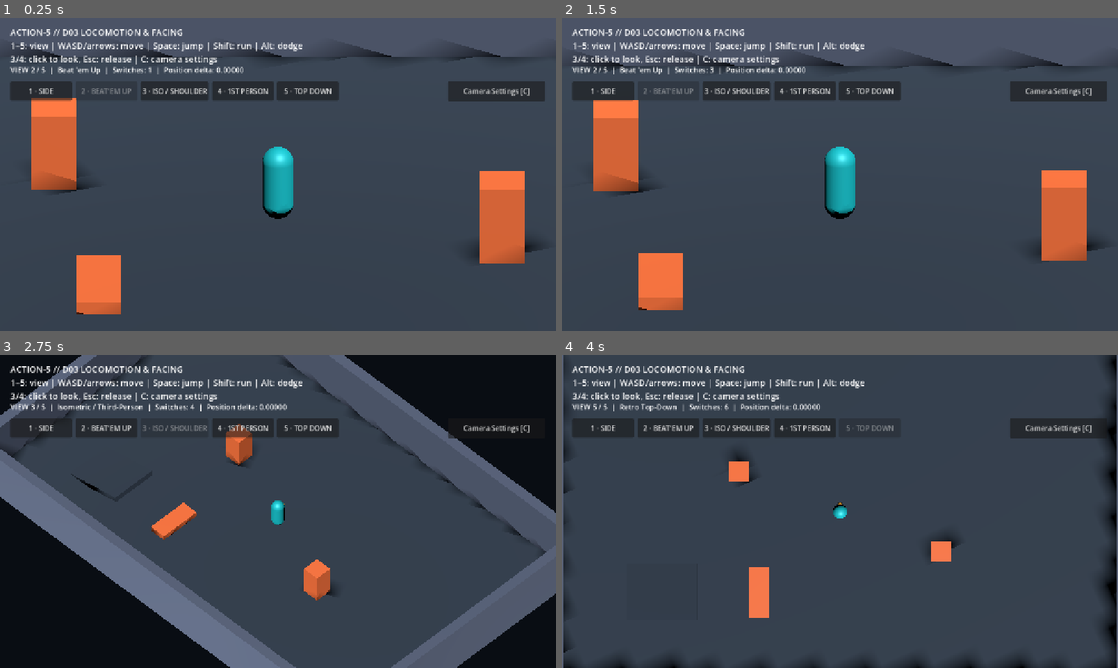
Above: before the commit, frames 1-4 (two rows, left to right).
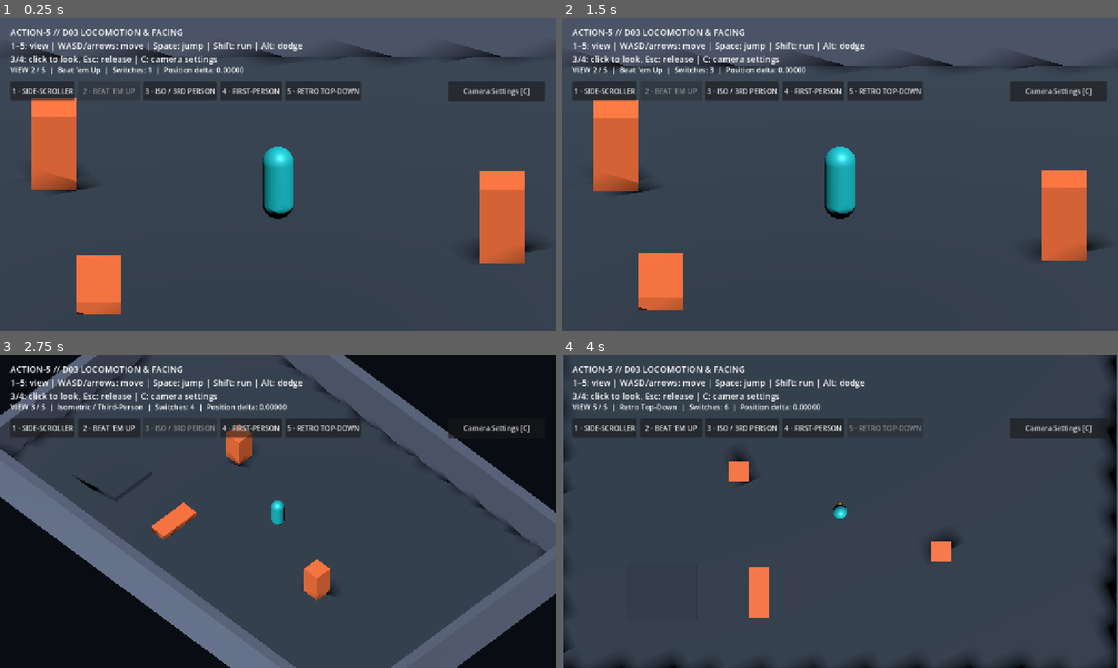
Above: after the commit, the same moments.

Repository: bravado/ACTION-5
Game: Godot game, scene res://demo/main.tscn
The game is run twice, just before and just after one commit, with the same random seed, the same clock (stepped at 60 frames per second) and the same inputs.
Inputs:
- Up to frame 1 (0.25 s): no input
- Up to frame 2 (1.5 s): click "1 · SIDE" (after the commit: "1 · SIDE-SCROLLER") at 0.5 s; click "2 · BEAT'EM UP" (after the commit: "2 · BEAT 'EM UP") at 1.25 s
- Up to frame 3 (2.75 s): click "3 · ISO / SHOULDER" (after the commit: "3 · ISO / 3RD PERSON") at 2 s
- Up to frame 4 (4 s): click "4 · 1ST PERSON" (after the commit: "4 · FIRST-PERSON") at 2.75 s; click "5 · TOP DOWN" (after the commit: "5 · RETRO TOP-DOWN") at 3.5 s

The runs differ from the first frame. In frame 1, 1.0% of the frame differs, in the area x 2-65%, y 20-27%; in frame 2, 1.0%; in frame 3, 1.0%; in frame 4, 0.9%.

Commit message:
style(demo): align five camera selector labels with perspective names

Diff:
--- a/demo/main.tscn
+++ b/demo/main.tscn
@@ -203,23 +203,23 @@
 
 [node name="Mode1" type="Button" parent="Hud/ModeButtons"]
 custom_minimum_size = Vector2(142, 44)
-text = "1 · SIDE"
+text = "1 · SIDE-SCROLLER"
 
 [node name="Mode2" type="Button" parent="Hud/ModeButtons"]
 custom_minimum_size = Vector2(142, 44)
-text = "2 · BEAT'EM UP"
+text = "2 · BEAT 'EM UP"
 
 [node name="Mode3" type="Button" parent="Hud/ModeButtons"]
 custom_minimum_size = Vector2(142, 44)
-text = "3 · ISO / SHOULDER"
+text = "3 · ISO / 3RD PERSON"
 
 [node name="Mode4" type="Button" parent="Hud/ModeButtons"]
 custom_minimum_size = Vector2(142, 44)
-text = "4 · 1ST PERSON"
+text = "4 · FIRST-PERSON"
 
 [node name="Mode5" type="Button" parent="Hud/ModeButtons"]
 custom_minimum_size = Vector2(142, 44)
-text = "5 · TOP DOWN"
+text = "5 · RETRO TOP-DOWN"
 
 [node name="SettingsToggle" type="Button" parent="Hud"]
 offset_left = 1031.0
